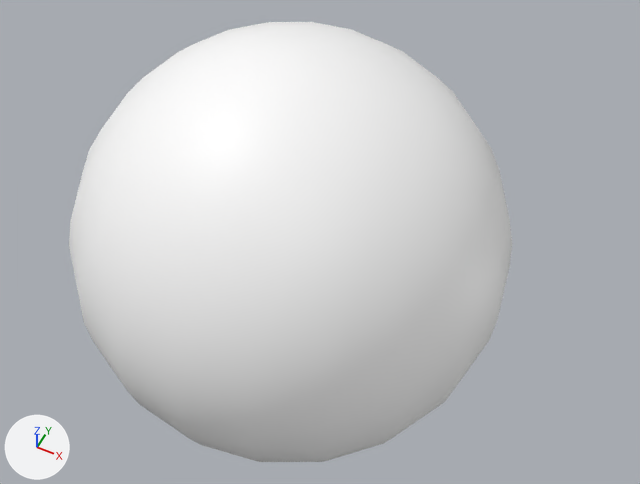
One commit to the FBX model Unity/Assets/Models/Character/Normal_form.fbx: the scene before it, then after it.
Rendered twice from a camera (50 mm lens) standing at (0.0337, -0.0601, 0.077) and looking at (0.0029, 0.0015, 0.0). The lights are fixed; the arrows at lower left show +X, +Y and +Z. Where no turn or scale is listed for an object, it has been applied to the vertices.

Script lines for the objects in view, before the commit:
```python
me_mesh = bpy.data.meshes.new('Mesh')
me_mesh.from_pydata(...)  # a UV sphere (20 segments, 20 rings, poles along y) spanning x -2.5..2.5, y -2.5..2.5, z -2.5..2.5
me_mesh.materials.append(mat_normal_form_mat)  # white #ffffff
ob_body = bpy.data.objects.new('Body', me_mesh)
ob_body.location = (0.0, 0.0, 0.0)
ob_body.rotation_euler = (1.571, 0.0, 0.0)  # degrees (90, 0, 0)
ob_body.scale = (0.01, 0.01, 0.01)
```
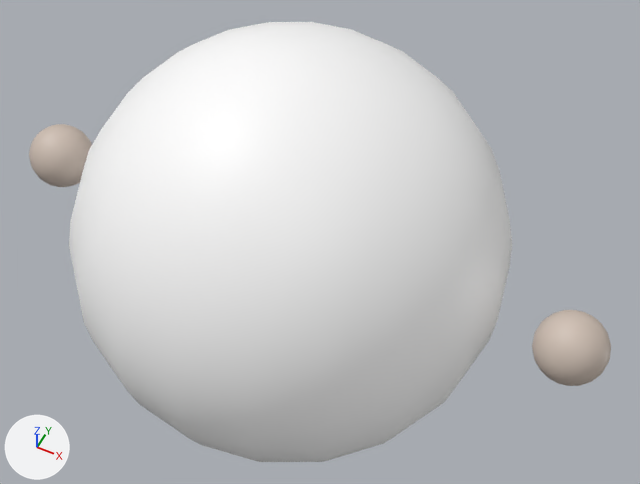
Changed parts and their boxes [x1, y1, x2, y2] in the pictures (640 x 484 px):
'L_Hand', added: after [532, 310, 611, 386]
'R_Hand', added: after [29, 124, 92, 187]

Diff of the bpy script that builds the scene:
```diff
--- a/Unity/Assets/Models/Character/Normal_form.fbx.py
+++ b/Unity/Assets/Models/Character/Normal_form.fbx.py
@@ mat_normal_form_hand_mat @@
+mat_normal_form_hand_mat = principled_material('Normal_form_Hand_MAT')
+mat_normal_form_hand_mat.base_color = (0.608, 0.508, 0.438)  # light grey #cdbdb1
@@ me_mesh_002 @@
+me_mesh_002.from_pydata(...)  # a UV sphere (20 segments, 20 rings, poles along z) spanning x -0.004..0.004, y -0.004..0.004, z -0.004..0.004
+me_mesh_002.materials.append(mat_normal_form_hand_mat)  # light grey #cdbdb1
@@ me_mesh_001 @@
+me_mesh_001.from_pydata(...)  # a UV sphere (20 segments, 20 rings, poles along y) spanning x -0.4..0.4, y -0.4..0.4, z -0.4..0.4
+me_mesh_001.materials.append(mat_normal_form_hand_mat)  # light grey #cdbdb1
@@ ob_l_hand @@
+ob_l_hand = bpy.data.objects.new('L_Hand', me_mesh_002)
+ob_l_hand.location = (0.0331, 0.0, 0.0)
@@ ob_r_hand @@
+ob_r_hand = bpy.data.objects.new('R_Hand', me_mesh_001)
+ob_r_hand.parent = ob_body
+ob_r_hand.location = (-3.311, 0.0, 0.0)
+ob_r_hand.rotation_euler = (-3.142, 0.0, 0.0)  # degrees (-180, 0, 0)
+ob_r_hand.scale = (-1.0, -1.0, -1.0)
```
